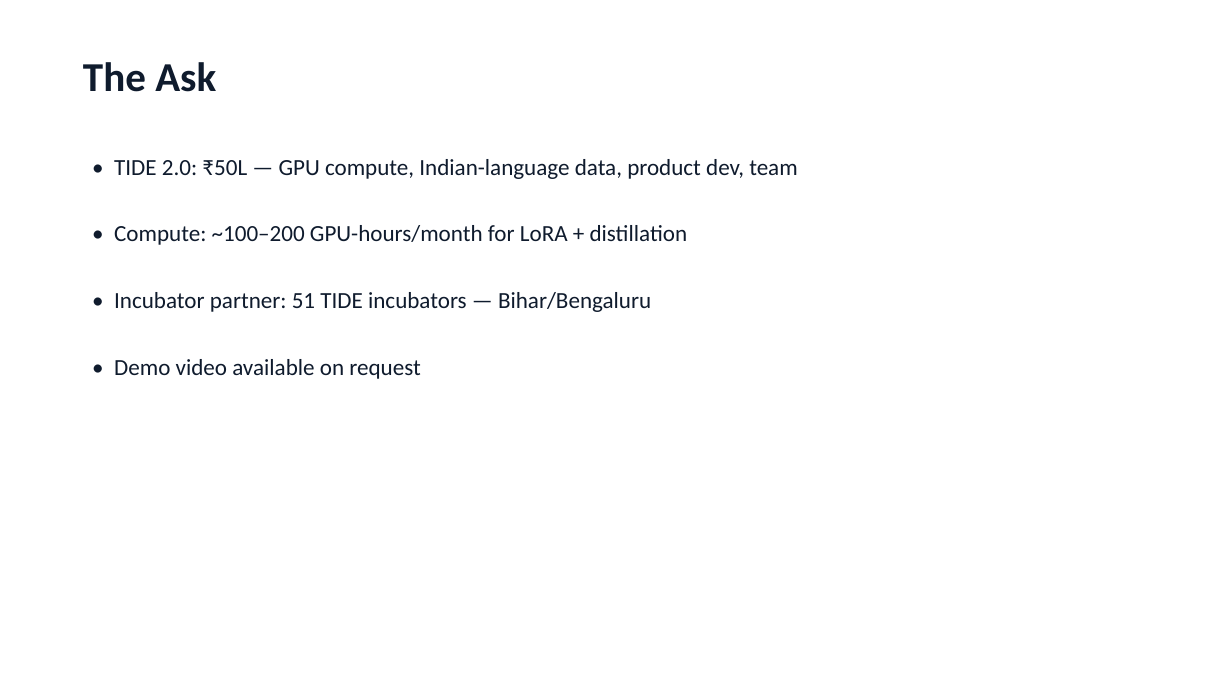
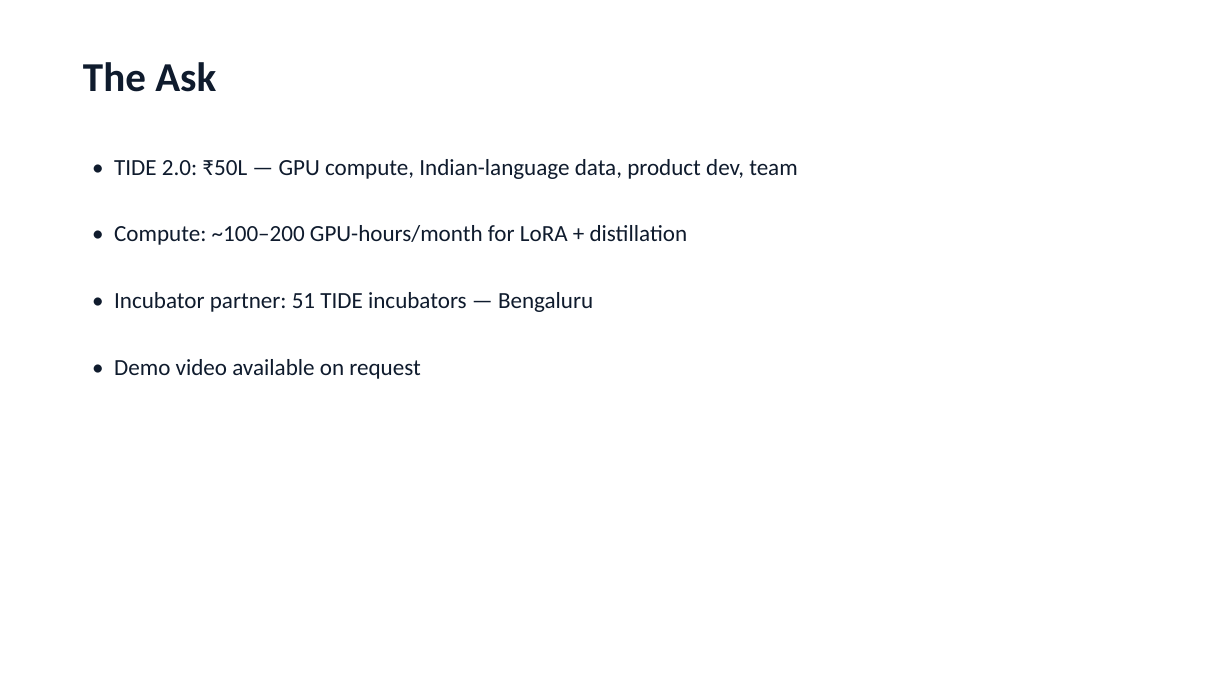
Before and after one commit to skmandal3240/SIA-from-scratch, a slide deck: slide 8 of outputs/goc/SIA_AI_PITCH_DECK.pptx. Drawn at 1232x693 pixels with LibreOffice and Linux fonts; fonts in the diff are those of the drawing. Boxes give left, top, right and bottom in pixels: in the first picture for what was removed or moved away, otherwise in the second. Text is boxed around its words. In the diff, an @@ line names an element or a change of style, - is before the commit and + after.

Commit message:
purge: remove ALL Bihar/Patna refs — Bengaluru/Karnataka everywhere; delete Bihar-edition builders+docx

```diff
--- a/outputs/goc/SIA_AI_PITCH_DECK.pptx
+++ b/outputs/goc/SIA_AI_PITCH_DECK.pptx
@@ text at [114, 292, 593, 312]: text changed @@
-• Incubator partner: 51 TIDE incubators — Bihar/Bengaluru
+• Incubator partner: 51 TIDE incubators — Bengaluru
```
Also in this commit, not shown: 1 other slide changed, 15 other files.
